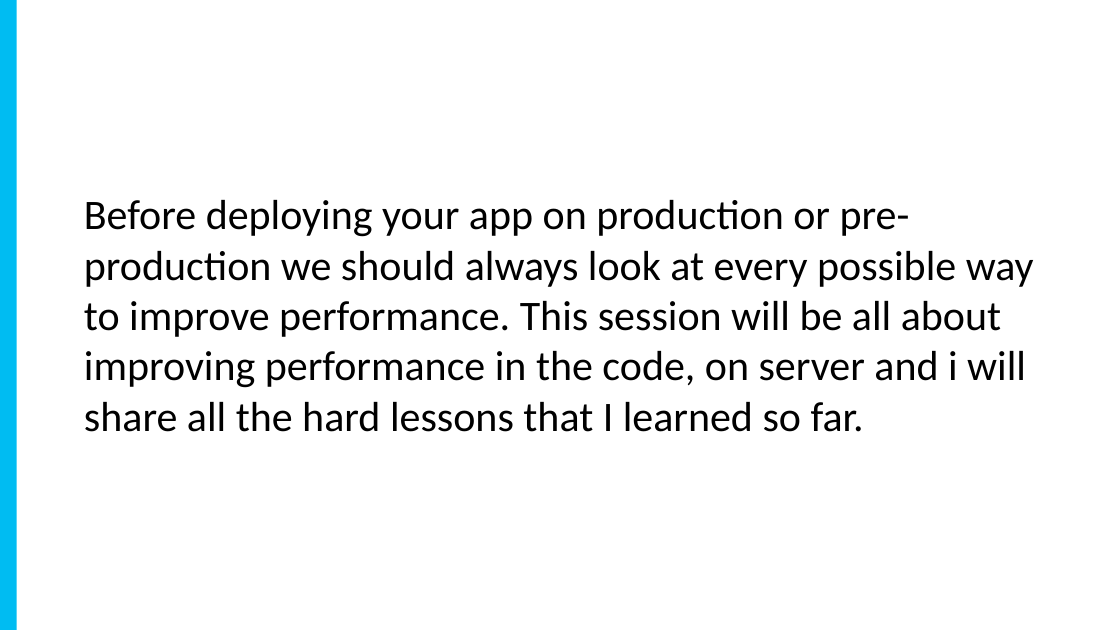
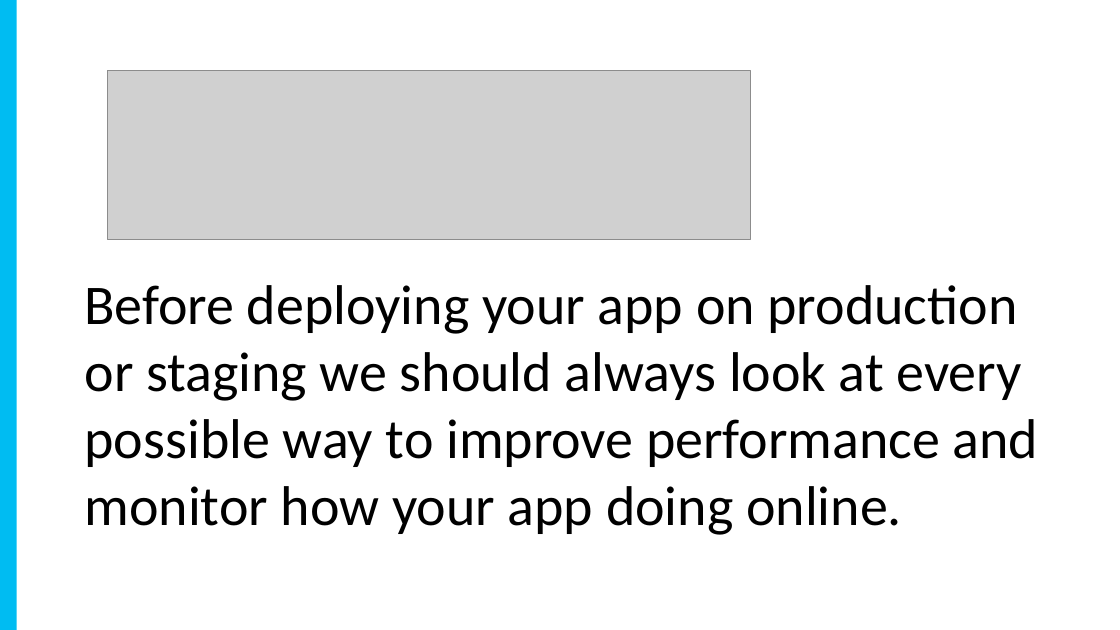
Before and after one commit to yadavavijay/tips-tricks, a slide deck: slide 3 of EmptyProject/Slides.pptx. Drawn at 1120x630 pixels with LibreOffice and Linux fonts; fonts in the diff are those of the drawing; grey boxes stand for pictures. Boxes give left, top, right and bottom in pixels: in the first picture for what was removed or moved away, otherwise in the second. Text is boxed around its words. In the diff, an @@ line names an element or a change of style, - is before the commit and + after.

```diff
--- a/EmptyProject/Slides.pptx
+++ b/EmptyProject/Slides.pptx
@@ picture added at [108, 71, 750, 239] @@
@@ text at [84, 285, 1039, 535]: text changed; size 36 to 48 pt @@
-Before deploying your app on production or pre-production we should always look at every possible way to improve performance. This session will be all about improving performance in the code, on server and i will share all the hard lessons that I learned so far.
+Before deploying your app on production or staging we should always look at every possible way to improve performance and monitor how your app doing online.
```
Also in this commit, not shown: 7 other slides changed, 4 slides added, 1 slide removed.
